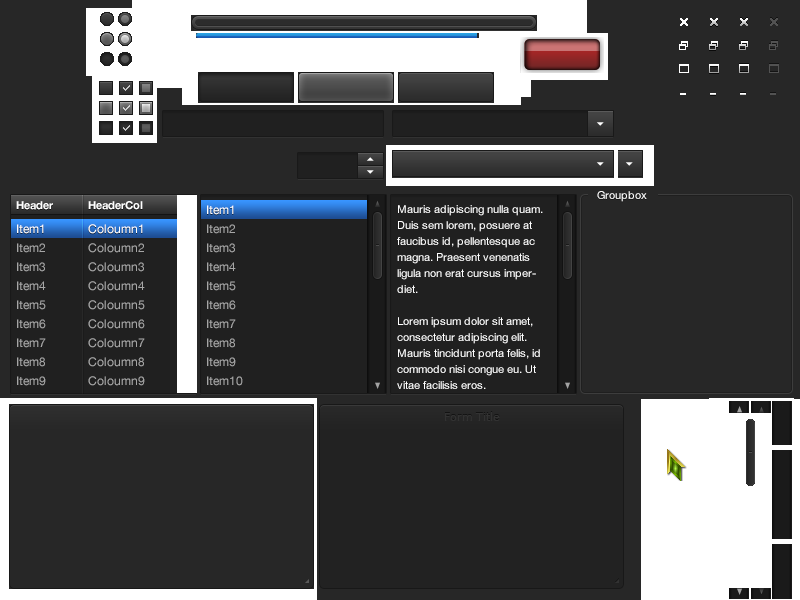
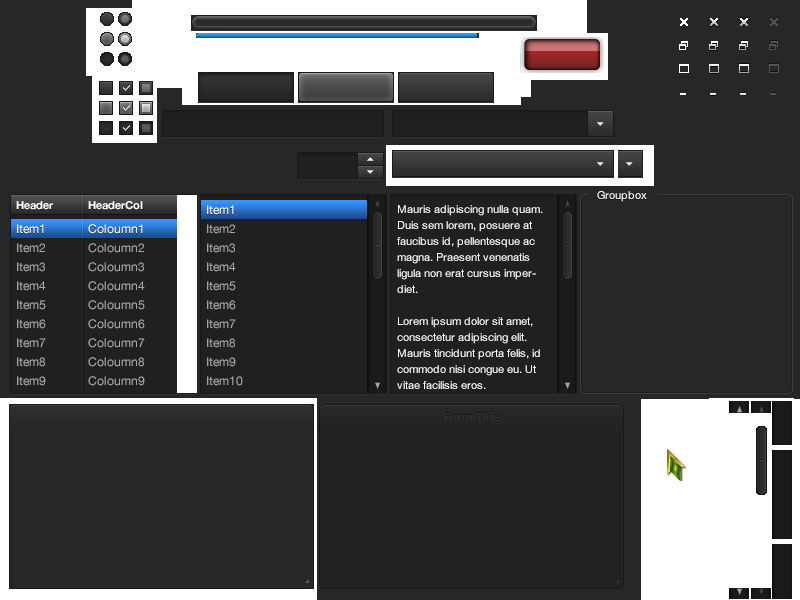
Layer changes from the first 800 × 600 image to the second:
added layer "scroll bar normal" above "scrollbar track top" over [756, 426, 767, 495]
removed layer "scrollbar bar" over [746, 419, 755, 486]
